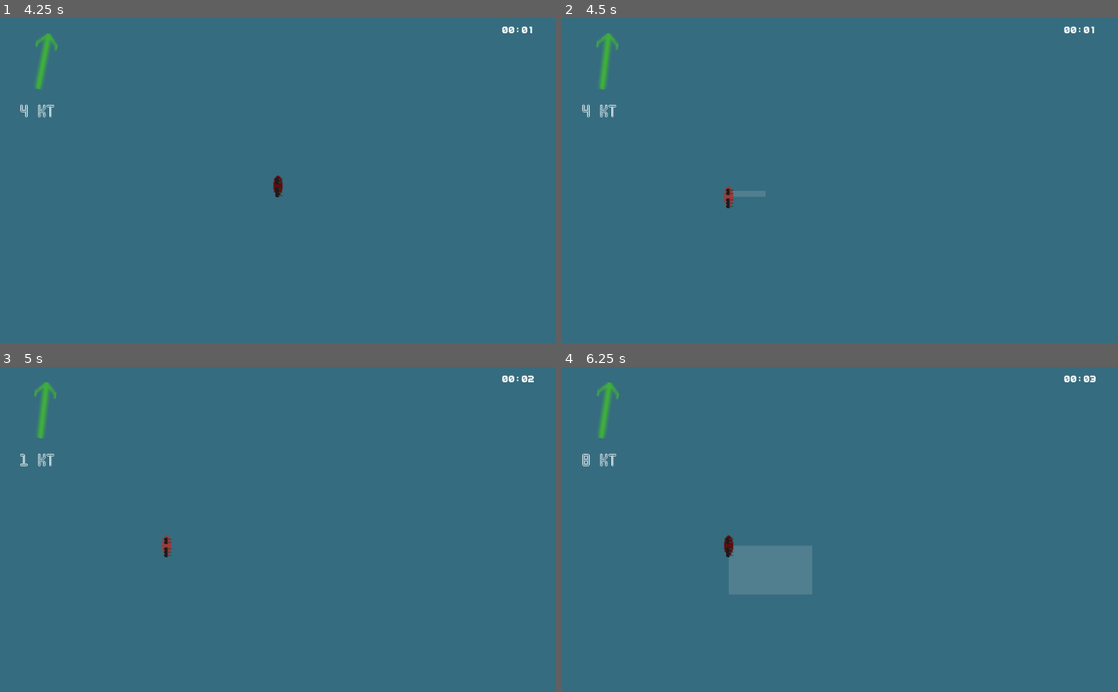
Above: before the commit, frames 1-4 (two rows, left to right).
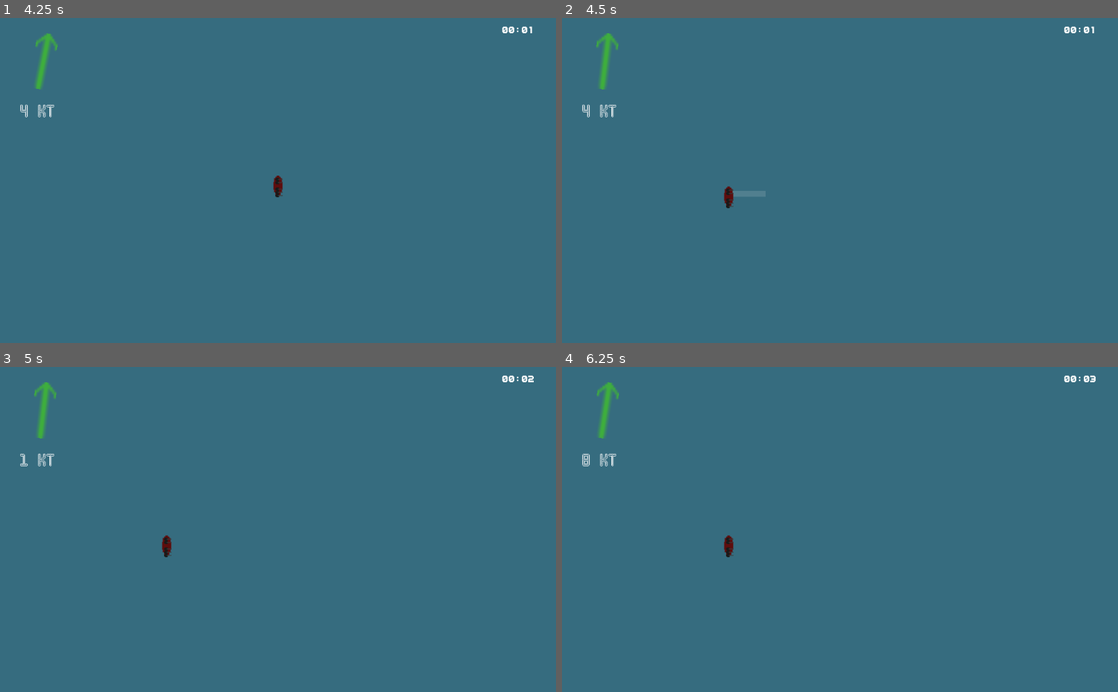
Above: after the commit, the same moments.

Repository: peter-shaw-benson/naval-game
Game: Godot game, scene res://gui/MainMenu.tscn
The game is run twice, just before and just after one commit, with the same random seed, the same clock (stepped at 60 frames per second) and the same inputs.
Inputs (mouse positions are in pixels of both pictures, inside the frame that each line leads up to):
- Up to frame 1 (4.25 s): click "Start Game (New Version)" at 0.5 s; click "Back" at 1.25 s; click "Start Game (New Version)" at 2 s; click "Start Game" at 2.75 s; drag from (55, 112) to (278, 187) at 3.52 s
- Up to frame 2 (4.5 s): drag from (728, 196) to (840, 180) at 4.27 s
- Up to frame 3 (5 s): no input
- Up to frame 4 (6.25 s): move the mouse to (895, 458) at 5.02 s; hold F (fighter) 5.03-5.75 s; click (895, 458) at 5.17 s; tap B (stop) at 5.3 s; tap Enter at 5.75 s; drag from (812, 594) to (728, 545) at 5.77 s

Frame 1 is identical in both runs. In frame 2, less than 0.1% of the frame differs, in the area x 29-31%, y 51-58%; in frame 3, less than 0.1%; in frame 4, 2.2%, in the area x 30-45%, y 55-70%.

Commit message:
changed ship to a kinematic body, need to fix

Diff:
--- a/Ships2/CombatUnit.gd
+++ b/Ships2/CombatUnit.gd
@@ -1,4 +1,4 @@
-extends Area2D
+extends KinematicBody2D
 class_name CombatUnit
 
 var unitData: Entity
@@ -222,7 +222,6 @@
 
 	global_position = get_viewport().get_mouse_position()
 
-	get_node("IslandCollision").disabled = true
 
 func stop_placing():
 	#print("stopped placing: " + self.get_name())
@@ -232,7 +231,6 @@
 
 	emit_signal("stopped_placing")
 
-	get_node("IslandCollision").disabled = false
 	#print(get_node("IslandCollision").disabled)
 	detector.enable_spotting()
 
--- a/Ships2/ShipScene.gd
+++ b/Ships2/ShipScene.gd
@@ -58,9 +58,6 @@
 
 	last_button = ""
 
-	# Make sure it doesn't crash until we're done placing
-	get_node("IslandCollision").disabled = true
-
 	self.deselect()
 
 	stop_moving()
--- a/Ships2/ShipScene.tscn
+++ b/Ships2/ShipScene.tscn
@@ -4,6 +4,21 @@
 [ext_resource path="res://Ships2/ShipScene.gd" type="Script" id=2]
 [ext_resource path="res://Miscellaneous/Detection Area.tscn" type="PackedScene" id=3]
 [ext_resource path="res://Ships2/Turrets/Turret.tscn" type="PackedScene" id=5]
+
+[sub_resource type="AtlasTexture" id=4]
+flags = 4
+atlas = ExtResource( 1 )
+region = Rect2( 0, 0, 32, 32 )
+
+[sub_resource type="AtlasTexture" id=5]
+flags = 4
+atlas = ExtResource( 1 )
+region = Rect2( 0, 32, 32, 32 )
+
+[sub_resource type="AtlasTexture" id=6]
+flags = 4
+atlas = ExtResource( 1 )
+region = Rect2( 0, 64, 32, 32 )
 
 [sub_resource type="AtlasTexture" id=1]
 flags = 4
@@ -20,31 +35,16 @@
 atlas = ExtResource( 1 )
 region = Rect2( 32, 64, 32, 32 )
 
-[sub_resource type="AtlasTexture" id=4]
-flags = 4
-atlas = ExtResource( 1 )
-region = Rect2( 0, 0, 32, 32 )
-
-[sub_resource type="AtlasTexture" id=5]
-flags = 4
-atlas = ExtResource( 1 )
-region = Rect2( 0, 32, 32, 32 )
-
-[sub_resource type="AtlasTexture" id=6]
-flags = 4
-atlas = ExtResource( 1 )
-region = Rect2( 0, 64, 32, 32 )
-
 [sub_resource type="SpriteFrames" id=7]
 animations = [ {
+"frames": [ SubResource( 4 ), SubResource( 5 ), SubResource( 6 ) ],
+"loop": true,
+"name": "gunboat_basic",
+"speed": 5.0
+}, {
 "frames": [ SubResource( 1 ), SubResource( 2 ), SubResource( 3 ) ],
 "loop": true,
 "name": "gunboat_clicked",
-"speed": 5.0
-}, {
-"frames": [ SubResource( 4 ), SubResource( 5 ), SubResource( 6 ) ],
-"loop": true,
-"name": "gunboat_basic",
 "speed": 5.0
 } ]
 
@@ -52,7 +52,7 @@
 radius = 23.969
 height = 11.4084
 
-[node name="Ship" type="Area2D"]
+[node name="Ship" type="KinematicBody2D"]
 script = ExtResource( 2 )
 detector_scene = ExtResource( 3 )
 Turret = ExtResource( 5 )
@@ -63,13 +63,9 @@
 animation = "gunboat_basic"
 
 [node name="Hitbox" type="CollisionShape2D" parent="."]
-visible = false
-position = Vector2( 0.353561, 0 )
-shape = SubResource( 8 )
-
-[node name="IslandCollision" type="CollisionShape2D" parent="."]
-visible = false
 position = Vector2( 0.353561, 0 )
 shape = SubResource( 8 )
 
 [node name="ShotTimer" type="Timer" parent="."]
+
+[connection signal="input_event" from="." to="." method="_input_event"]
--- a/gui/MainMenu.tscn
+++ b/gui/MainMenu.tscn
@@ -19,9 +19,6 @@
 anchor_right = 1.0
 anchor_bottom = 1.0
 color = Color( 0.0862745, 0.0862745, 0.0901961, 1 )
-__meta__ = {
-"_edit_use_anchors_": false
-}
 
 [node name="VBoxContainer" type="VBoxContainer" parent="."]
 anchor_left = 0.5
@@ -107,6 +104,7 @@
 margin_bottom = 140.0
 size_flags_vertical = 0
 text = "Quit"
+
 [connection signal="pressed" from="VBoxContainer/MarginContainer3/options/StartButton2" to="." method="_on_StartButton_pressed"]
 [connection signal="pressed" from="VBoxContainer/MarginContainer3/options/Custom Game" to="." method="_on_Custom_Game_pressed"]
 [connection signal="pressed" from="VBoxContainer/MarginContainer3/options/QuitButton" to="." method="_on_QuitButton_pressed"]
--- a/project.godot
+++ b/project.godot
@@ -39,7 +39,7 @@
 "language": "GDScript",
 "path": "res://Entities/Planes/Plane.gd"
 }, {
-"base": "Area2D",
+"base": "KinematicBody2D",
 "class": "CombatUnit",
 "language": "GDScript",
 "path": "res://Ships2/CombatUnit.gd"
Not shown, changed: .DS_Store
